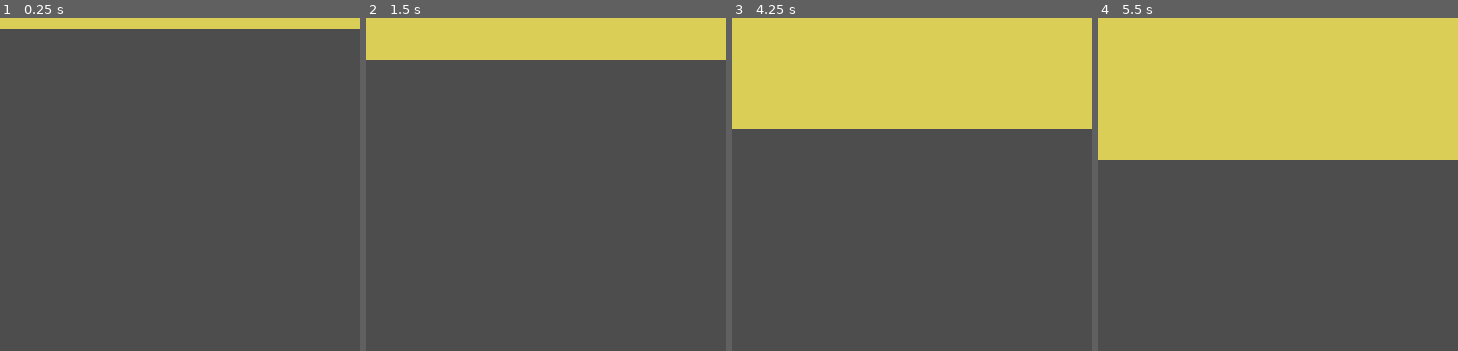
Above: before the commit, frames 1-4 (left to right).
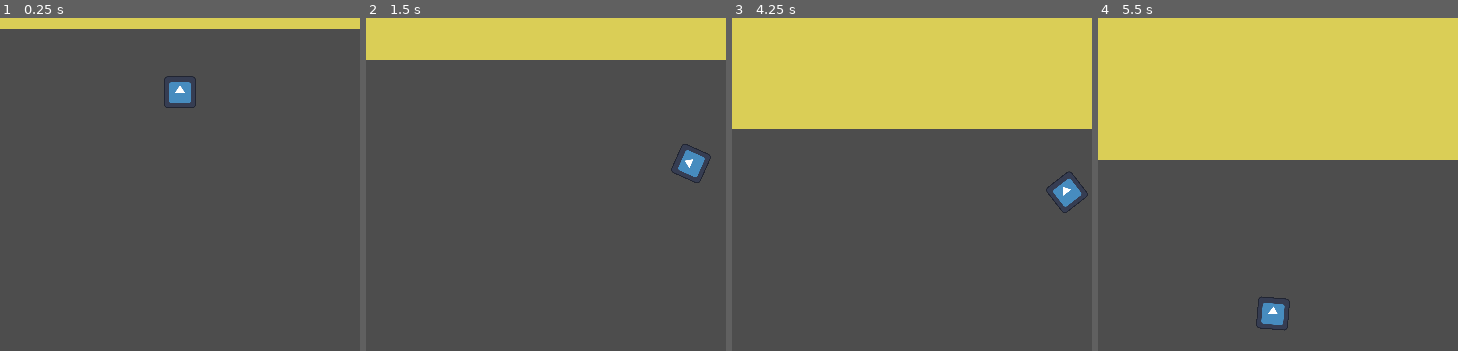
Above: after the commit, the same moments.

Repository: Final-Cake-Games/game_jam_ualg
Game: Godot game, scene res://scenes/game.tscn
The game is run twice, just before and just after one commit, with the same random seed, the same clock (stepped at 60 frames per second) and the same inputs. The project has no main scene, so this scene is started directly. The engine's default icon, where the game draws it, is replaced by a stand-in: a white triangle on a blue panel in a dark square.
Inputs (mouse positions are in pixels of both pictures, inside the frame that each line leads up to):
- Up to frame 1 (0.25 s): no input
- Up to frame 2 (1.5 s): move the mouse to (outside the picture) at 0.52 s; hold D (move_right) 0.53-1.28 s; move the mouse to (474, 64) at 1.27 s; hold S (move_down) from 1.28 s (still down)
- Up to frame 3 (4.25 s): move the mouse to (outside the picture) at 2.02 s; release S (move_down) at 2.03 s; hold D (move_right) 2.03-2.78 s; tap Enter at 2.75 s; move the mouse to (894, 157) at 2.77 s; hold W (move_up) 2.78-3.53 s; tap Space at 3.5 s; move the mouse to (1020, 127) at 3.52 s; hold A (move_left) from 3.53 s (still down)
- Up to frame 4 (5.5 s): move the mouse to (outside the picture) at 4.27 s; move the mouse to (1296, 31) at 5.02 s; release A (move_left) at 5.03 s; hold S (move_down) from 5.03 s (still down)

The runs differ from the first frame. In frame 1, 0.5% of the frame differs, in the area x 45-55%, y 17-28%; in frame 2, 0.5%; in frame 3, 0.5%, in the area x 87-99%, y 45-59%; in frame 4, 0.5%.

Commit message:
Collision layers for behind cam barrier and player

Diff:
--- a/project.godot
+++ b/project.godot
@@ -41,3 +41,8 @@
 "events": [Object(InputEventKey,"resource_local_to_scene":false,"resource_name":"","device":-1,"window_id":0,"alt_pressed":false,"shift_pressed":false,"ctrl_pressed":false,"meta_pressed":false,"pressed":false,"keycode":0,"physical_keycode":68,"key_label":0,"unicode":100,"echo":false,"script":null)
 ]
 }
+
+[layer_names]
+
+2d_physics/layer_1="player"
+2d_physics/layer_2="back_barrier"
--- a/scenes/game.tscn
+++ b/scenes/game.tscn
@@ -1,7 +1,11 @@
-[gd_scene load_steps=3 format=3 uid="uid://bmar6qisp2br0"]
+[gd_scene load_steps=5 format=3 uid="uid://bmar6qisp2br0"]
 
 [ext_resource type="Script" path="res://scripts/game.gd" id="1_gljfi"]
 [ext_resource type="PackedScene" uid="uid://d3t0tha7ecr3r" path="res://scenes/map_square.tscn" id="2_j5ln5"]
+[ext_resource type="PackedScene" uid="uid://bridrvflasth4" path="res://scenes/player.tscn" id="3_8b7rk"]
+
+[sub_resource type="RectangleShape2D" id="RectangleShape2D_cut0w"]
+size = Vector2(360, 20)
 
 [node name="Game" type="Node2D"]
 script = ExtResource("1_gljfi")
@@ -11,3 +15,13 @@
 [node name="MapSquare" parent="Chunks" instance=ExtResource("2_j5ln5")]
 
 [node name="Camera2D" type="Camera2D" parent="."]
+
+[node name="PlayerBlock" type="StaticBody2D" parent="Camera2D"]
+position = Vector2(0, 331)
+collision_layer = 2
+
+[node name="CollisionShape2D" type="CollisionShape2D" parent="Camera2D/PlayerBlock"]
+shape = SubResource("RectangleShape2D_cut0w")
+
+[node name="Player" parent="." instance=ExtResource("3_8b7rk")]
+position = Vector2(0, 55)
--- a/scenes/player.tscn
+++ b/scenes/player.tscn
@@ -8,6 +8,7 @@
 
 [node name="Player" type="CharacterBody2D"]
 z_index = 10
+collision_mask = 2
 motion_mode = 1
 script = ExtResource("1_bvcr7")
 
